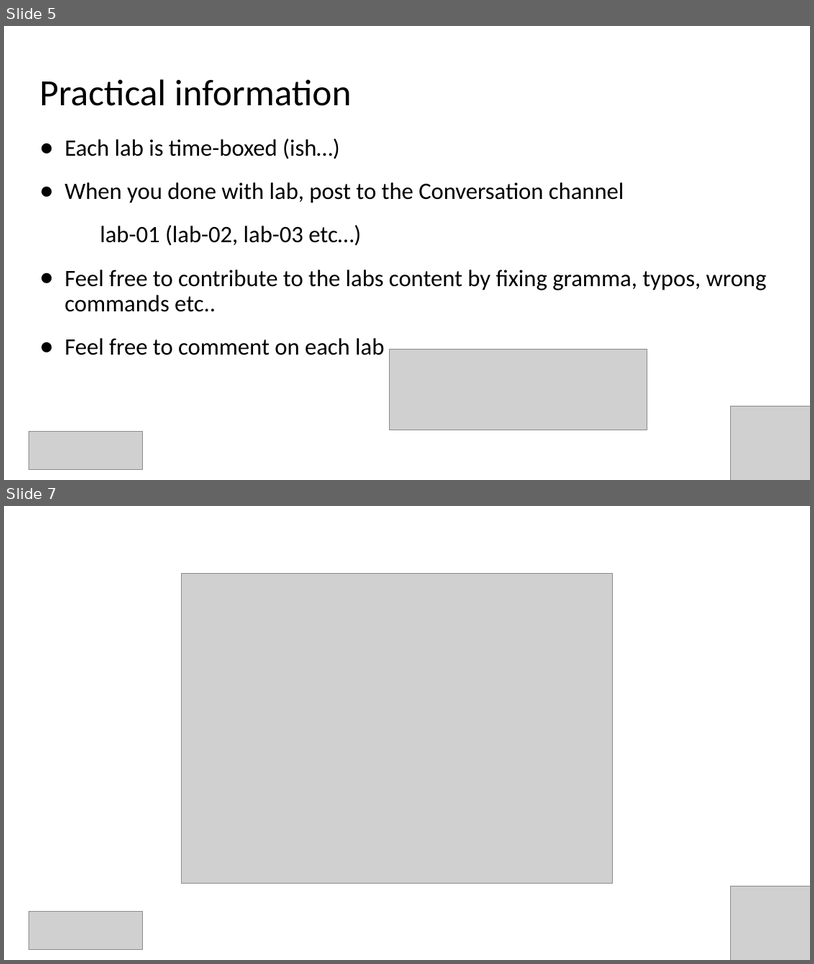
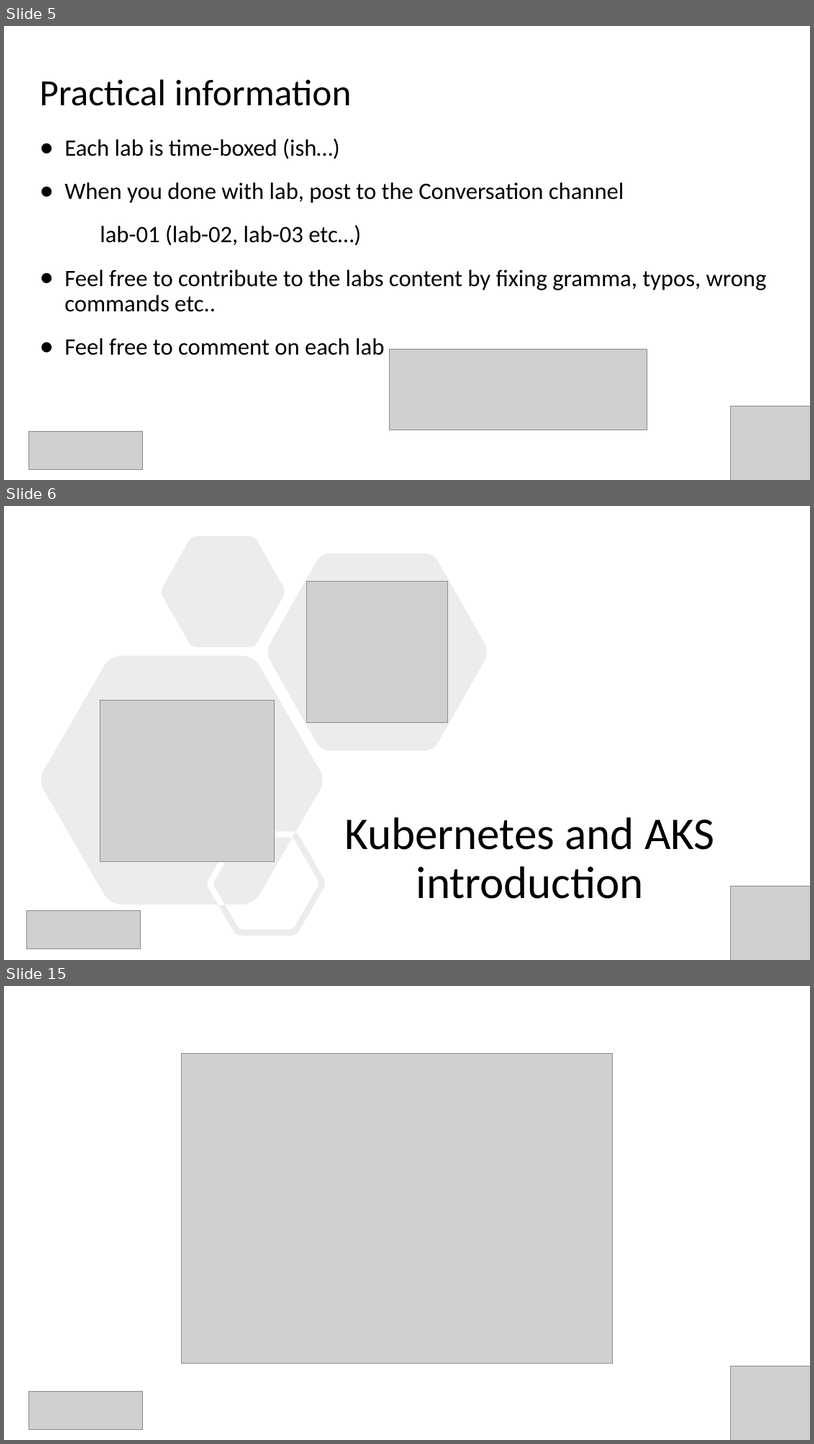
Before and after one commit to evgenyb/aks-workshops, a slide deck: 05-scaling-options-in-aks/slides/scaling-options-for-applications-and-clusters-in-AKS.pptx. Shown one above the other, each under a label of ours: slides 5 and 7 before the commit, slides 5, 6 and 15 after it; the slides between them are not shown. The pictures are 814x964 and 814x1444 pixels, drawn with LibreOffice and Linux fonts; fonts in the diff are those of the drawing; grey boxes stand for pictures. Boxes give left, top, right and bottom in pixels: in the first picture for what was removed or moved away, otherwise in the second. Text is boxed around its words. In the diff, an @@ line names an element or a change of style, - is before the commit and + after.

```diff
--- a/05-scaling-options-in-aks/slides/scaling-options-for-applications-and-clusters-in-AKS.pptx
+++ b/05-scaling-options-in-aks/slides/scaling-options-for-applications-and-clusters-in-AKS.pptx
@@ slide 6 added at box(4, 506, 810, 960), background #FFFFFF @@
@@ freeform shape added at box(41, 536, 487, 936), fill #808080 at 15% opacity @@
@@ picture added at box(307, 581, 448, 722) @@
@@ picture added at box(100, 700, 275, 861) @@
@@ text added at box(345, 817, 715, 898), 54 pt, text #000000 @@
+Kubernetes and AKS introduction
@@ picture added at box(731, 885, 810, 960) @@
@@ picture added at box(27, 911, 141, 949) @@
@@ what was slide 7 is now slide 15 @@
```
Also in this commit, not shown: 8 other slides added, 1 slide removed, 1 other file.
